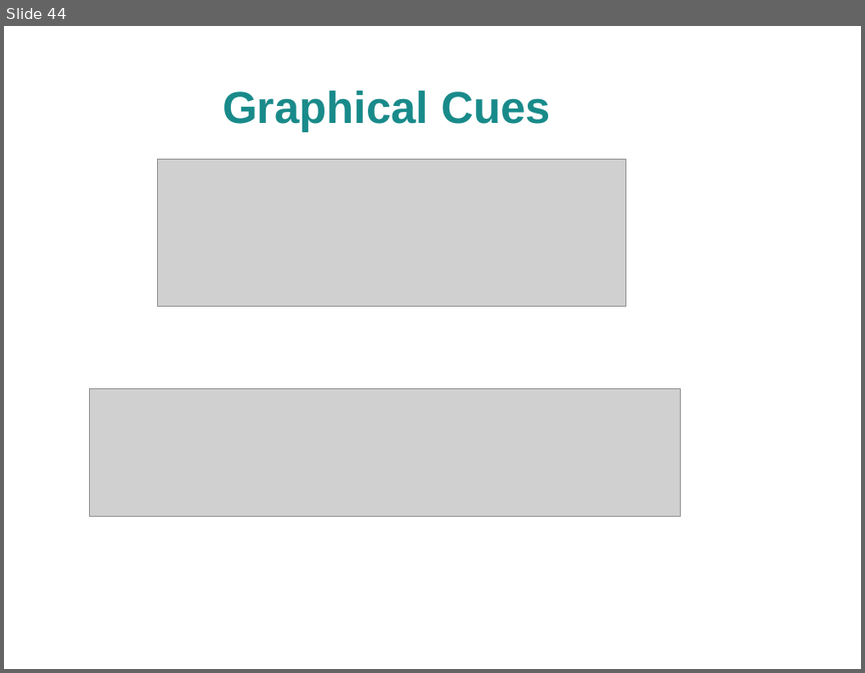
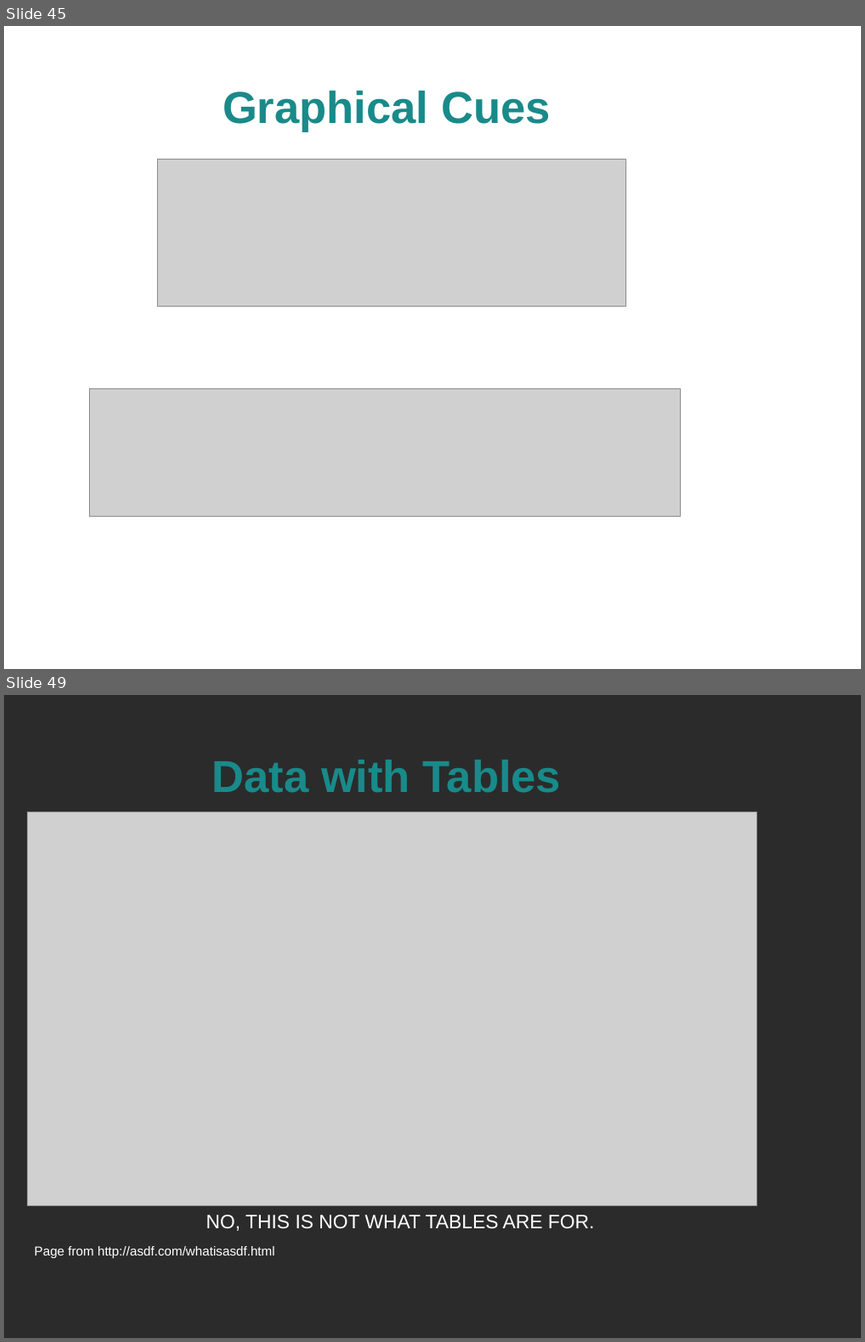
Before and after one commit to spellbindguy/Web-Development, a slide deck: Lectures/03 HTML/HTML.odp. Shown one above the other, each under a label of ours: slide 44 before the commit, slides 45 and 49 after it; the slides between them are not shown. The pictures are 865x673 and 865x1342 pixels, drawn with LibreOffice and Linux fonts; fonts in the diff are those of the drawing; grey boxes stand for pictures; background and template pictures are left out; a plain dark background stands for a picture behind light text. Boxes give left, top, right and bottom in pixels: in the first picture for what was removed or moved away, otherwise in the second. Text is boxed around its words. In the diff, an @@ line names an element or a change of style, - is before the commit and + after.

Commit message:
HTML section slides and sample code

```diff
--- a/Lectures/03 HTML/HTML.odp
+++ b/Lectures/03 HTML/HTML.odp
@@ slide 49 added at bbox=[4, 695, 861, 1338], background picture (left out) @@
@@ title added at bbox=[211, 760, 562, 793], 41.4 pt, text #198A8A, bold @@
+Data with Tables
@@ picture added at bbox=[27, 811, 756, 1206] @@
@@ text added at bbox=[206, 1214, 595, 1231], 18 pt, text #FFFFFF @@
+NO, THIS IS NOT WHAT TABLES ARE FOR.
@@ text added at bbox=[35, 1246, 275, 1258], 12 pt, text #FFFFFF @@
+Page from http://asdf.com/whatisasdf.html
@@ what was slide 44 is now slide 45 @@
```
Also in this commit, not shown: 19 other slides added, 2 slides removed, 3 other files.
